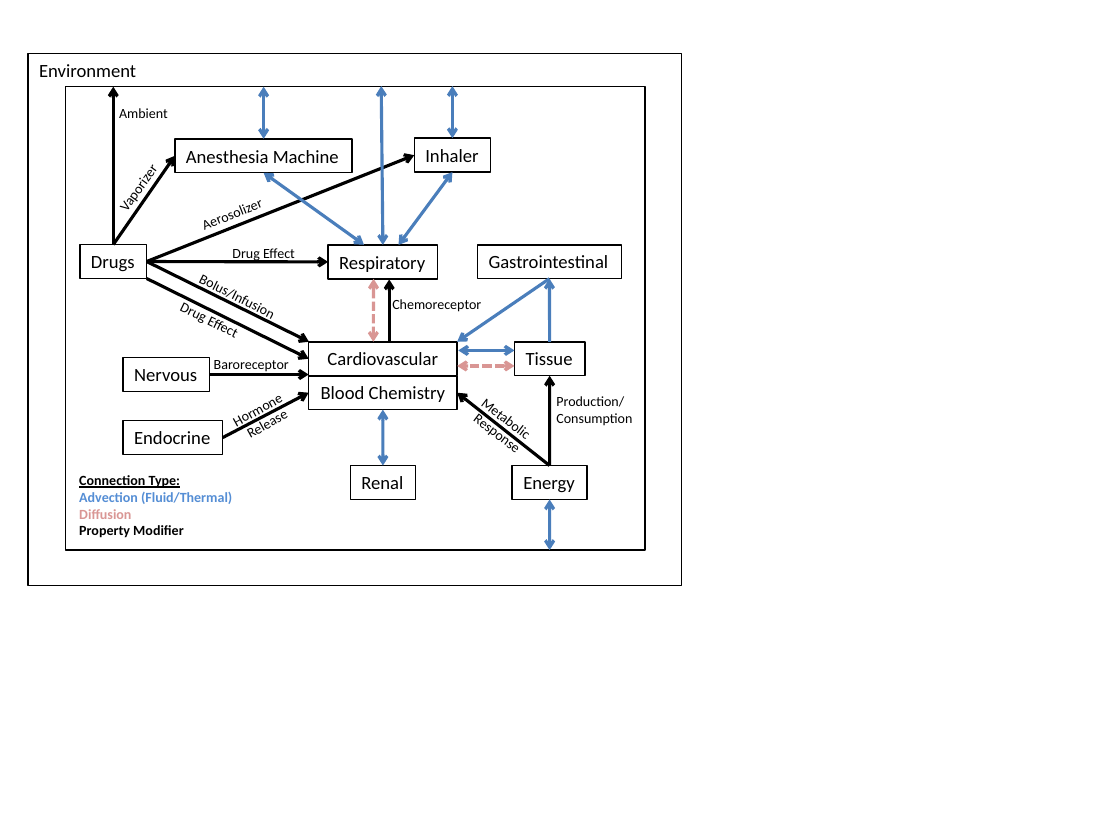
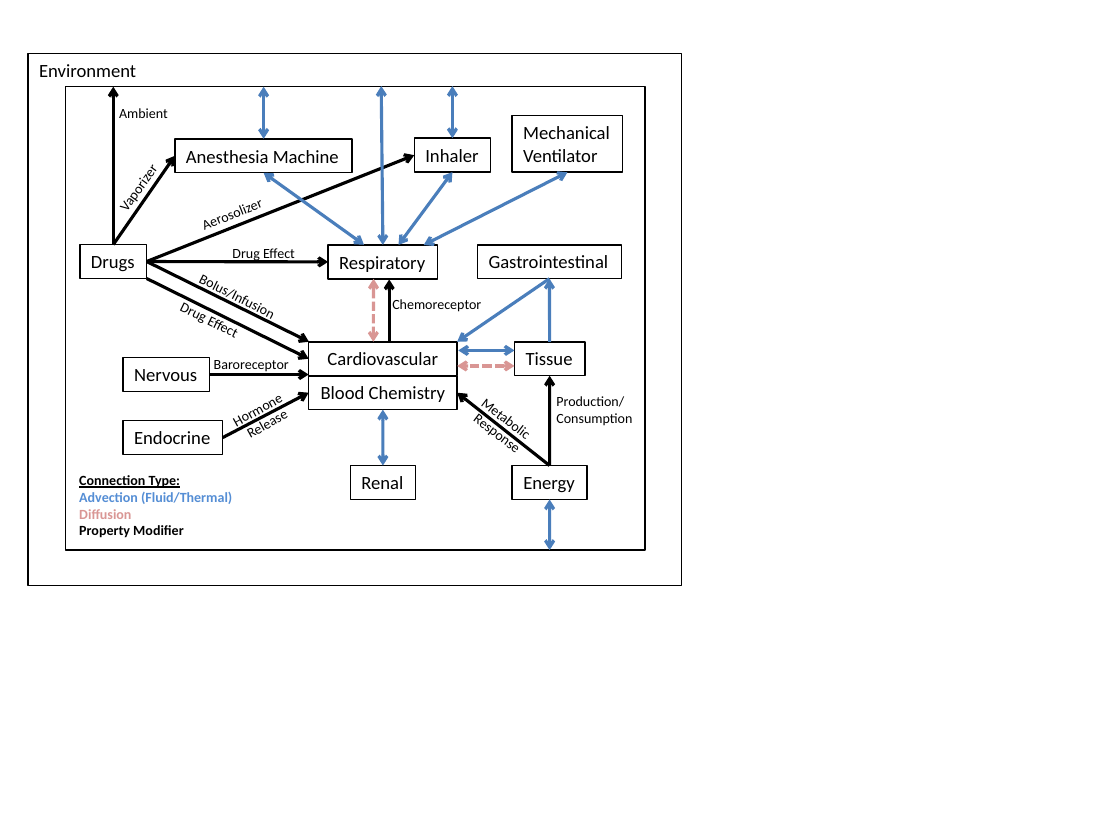
Before and after one commit to shawnhuyiwen/pulse, a slide deck: slide 3 of docs/Figures/SystemWorking.pptx. Drawn at 1120x840 pixels with LibreOffice and Linux fonts; fonts in the diff are those of the drawing. Boxes give left, top, right and bottom in pixels: in the first picture for what was removed or moved away, otherwise in the second. Text is boxed around its words. In the diff, an @@ line names an element or a change of style, - is before the commit and + after.

```diff
--- a/docs/Figures/SystemWorking.pptx
+++ b/docs/Figures/SystemWorking.pptx
@@ rectangle added at (512, 115, 623, 171), fill #FFFFFF, outline #000000 1 pt, 12 pt, text #000000 @@
+Mechanical
+Ventilator
@@ double arrow added from (423, 245) to (568, 172), #4B7EBC 2 pt @@
```
Also in this commit, not shown: 2 other files.
